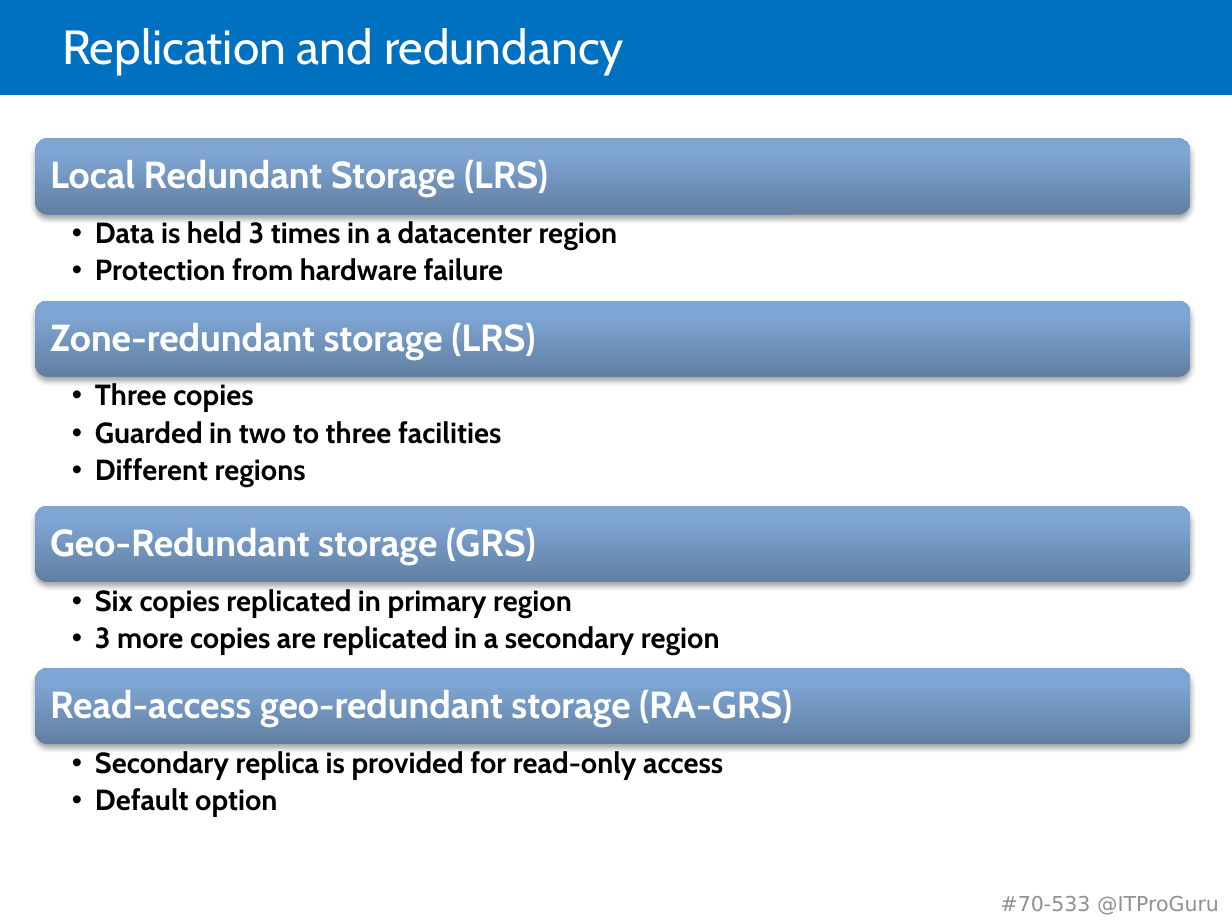
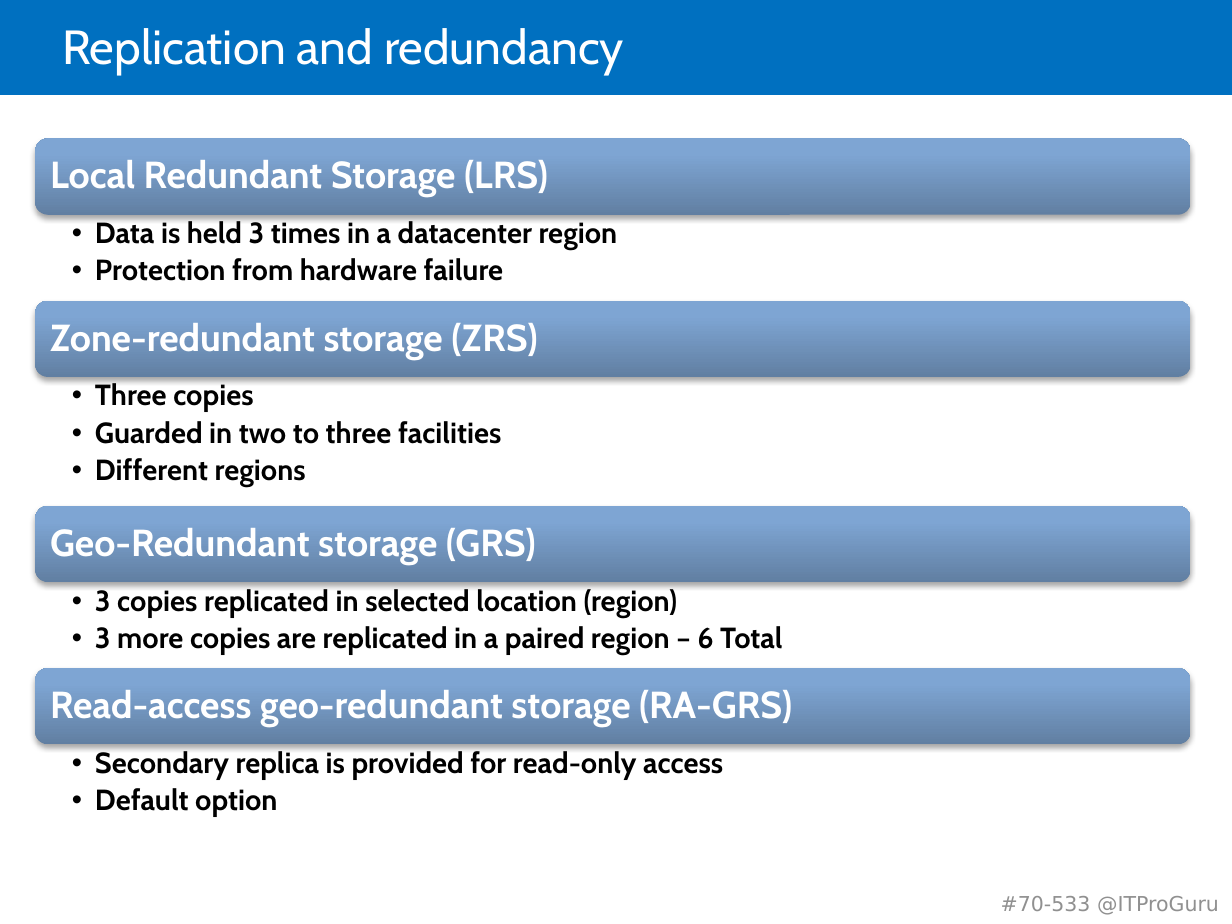
Before and after one commit to guruskill/70-533, a slide deck: slide 11 of Presentations/2018-06-11-Reston/70-533-03-Storage.PPTX. Drawn at 1232x924 pixels with LibreOffice and Linux fonts; fonts in the diff are those of the drawing. Boxes give left, top, right and bottom in pixels: in the first picture for what was removed or moved away, otherwise in the second. Text is boxed around its words. In the diff, an @@ line names an element or a change of style, - is before the commit and + after.

Commit message:
OS

```diff
--- a/Presentations/2018-06-11-Reston/70-533-03-Storage.PPTX
+++ b/Presentations/2018-06-11-Reston/70-533-03-Storage.PPTX
@@ text at bbox=[50, 323, 537, 360]: text changed @@
-Zone-redundant storage (LRS)
+Zone-redundant storage (ZRS)
@@ text at bbox=[95, 586, 782, 654]: text changed @@
-  • Six copies replicated in primary region
-  • 3 more copies are replicated in a secondary region
+  • 3 copies replicated in selected location (region)
+  • 3 more copies are replicated in a paired region – 6 Total
```
Also in this commit, not shown: 4 other slides changed.
